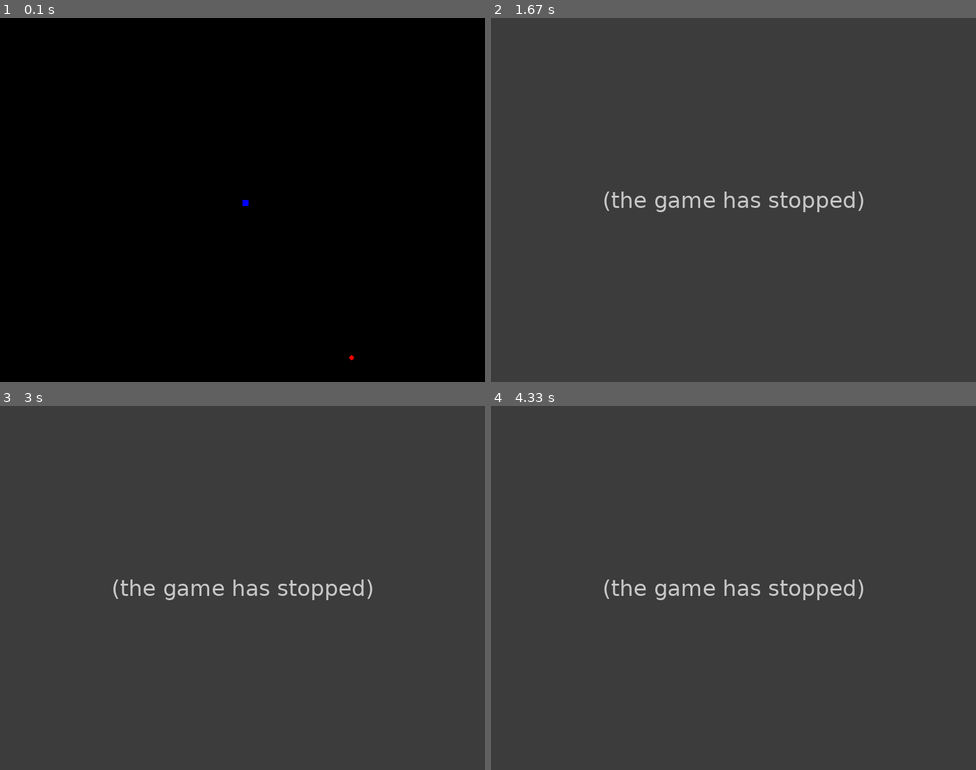
Above: before the commit, frames 1-4 (two rows, left to right).
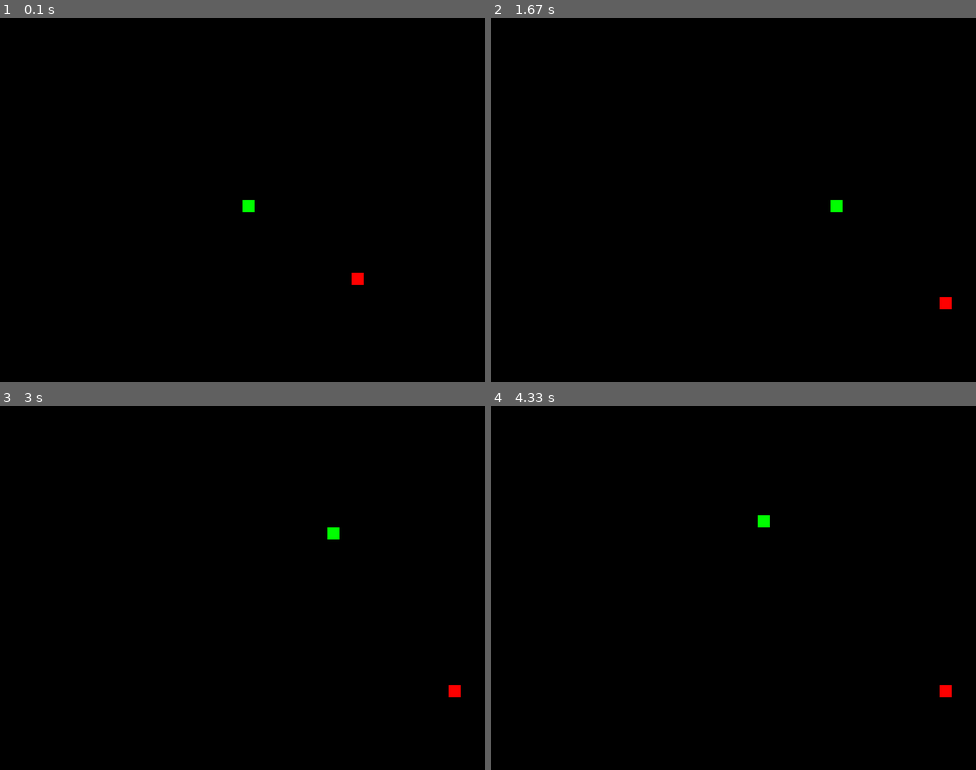
Above: after the commit, the same moments.

Repository: OlaveOyol/Python-Repo
Game: pygame game, started from Learn-Python-Pygame/main.py
Two runs of this game, one before a commit and one after it. Both use one fixed random seed, a clock stepped at 60 frames per second and the inputs below.
Inputs:
- Up to frame 1 (0.1 s): no input
- Up to frame 2 (1.67 s): hold Esc 0.33-0.8 s; hold Right 0.33-0.8 s; tap C at 0.83 s; hold Right 1.17-1.63 s
- Up to frame 3 (3 s): hold Up 1.67-1.97 s; hold Right 2-2.47 s; hold Left from 2.5 s (still down)
- Up to frame 4 (4.33 s): release Left at 3.03 s; hold Down 3.07-3.37 s; hold Left 3.4-3.8 s; hold Up 3.83-4.2 s; hold Right from 4.23 s (still down)

The runs differ from the first frame. In frame 1, 0.2% of the frame differs, in the area x 50-75%, y 50-94%; in frame 2, 100%, in the area x 0-100%, y 0-100%; in frame 3, 100%; in frame 4, 100%.
Before the commit the program exited at 0.4 s; later frames show no game.

Commit message:
- Fixed Fruit Spawning half in the grid - Added Length to the snake - Added Ability to eat Fruit - Added Can Die By Eating Self - Kring

Diff:
--- a/Learn-Python-Pygame/main.py
+++ b/Learn-Python-Pygame/main.py
@@ -5,7 +5,6 @@
 pygame.init()
 dis_w,dis_h = 800,600
 dis=pygame.display.set_mode((dis_w,dis_h))
-pygame.display.update()
 pygame.display.set_caption("Test Snake Game")
 
 colours = {
@@ -16,9 +15,16 @@
     "Black" : (0,0,0)
 }
 
+s_colour = (0,0,255)
+s_size = 20
+s_speed = 15
 
 clock = pygame.time.Clock()
 font_style = pygame.font.SysFont(None, 50)
+
+def snake(snake_block, snake_list):
+    for x in snake_list:
+        pygame.draw.rect(dis, colours["Green"], [x[0], x[1], snake_block, snake_block])
 
 def message(msg,color):
     mesg = font_style.render(msg, True, color)
@@ -28,20 +34,17 @@
     game_over = False
     game_close = False
 
-
-    s_colour = (0,0,255)
-    s_size = 10
-    s_speed = 25
-
-
     x_snake = dis_w/2
     y_snake = dis_h/2
 
     x_snake_change = 0
     y_snake_change = 0
 
-    x_food = round(random.randrange(0, dis_w - s_size) / 10.0) * 10.0
-    y_food = round(random.randrange(0, dis_w - s_size) / 10.0) * 10.0
+    x_food = round(random.randrange(0, dis_w - s_size) / s_size) * s_size
+    y_food = round(random.randrange(0, dis_h - s_size) / s_size) * s_size
+
+    snake_List = []
+    s_length = 1
 
     while not game_over:
 
@@ -50,16 +53,16 @@
             message("You Lost! Press Q-Quit or C-Play Again", colours["Red"])
             pygame.display.update()
 
-        for event in pygame.event.get():
-            if event.type == pygame.KEYDOWN:
-                if event.key == pygame.K_q:
-                    game_over = True
-                    game_close = False
-                elif event.key == pygame.K_c:
-                    gameLoop()
-                elif event.key == pygame.K_ESCAPE:
-                    game_over = True
-                    game_close = False
+            for event in pygame.event.get():
+                if event.type == pygame.KEYDOWN:
+                    if event.key == pygame.K_q:
+                        game_over = True
+                        game_close = False
+                    elif event.key == pygame.K_c:
+                        gameLoop()
+                    elif event.key == pygame.K_ESCAPE:
+                        game_over = True
+                        game_close = False
 
         for event in pygame.event.get():
             if event.type == pygame.QUIT:
@@ -83,18 +86,33 @@
 
 
         if x_snake >= dis_w or x_snake < 0 or y_snake >= dis_h or y_snake < 0:
-            game_over = True
+            game_close = True
 
         x_snake += x_snake_change
         y_snake += y_snake_change
         dis.fill(colours["Black"])
 
-        pygame.draw.circle(dis,colours["Red"],(x_food,y_food),int(s_size*0.4))
-        pygame.draw.rect(dis,s_colour,[x_snake,y_snake,s_size,s_size])
+        pygame.draw.rect(dis,colours["Red"],[x_food,y_food,s_size,s_size])
+        snake_Head = []
+        snake_Head.append(x_snake)
+        snake_Head.append(y_snake)
+        snake_List.append(snake_Head)
+        if len(snake_List) > s_length:
+            del snake_List[0]
+
+        for x in snake_List[:-1]:
+            if x == snake_Head:
+                game_close = True
+
+        snake(s_size, snake_List)
+
         pygame.display.update()
 
         if x_snake == x_food and y_snake == y_food:
-            print("Yummy!!")
+            x_food = round(random.randrange(0, dis_w - s_size) / s_size) * s_size
+            y_food = round(random.randrange(0, dis_h - s_size) / s_size) * s_size
+            s_length += 1
+
         clock.tick(s_speed)
 
     pygame.quit()
